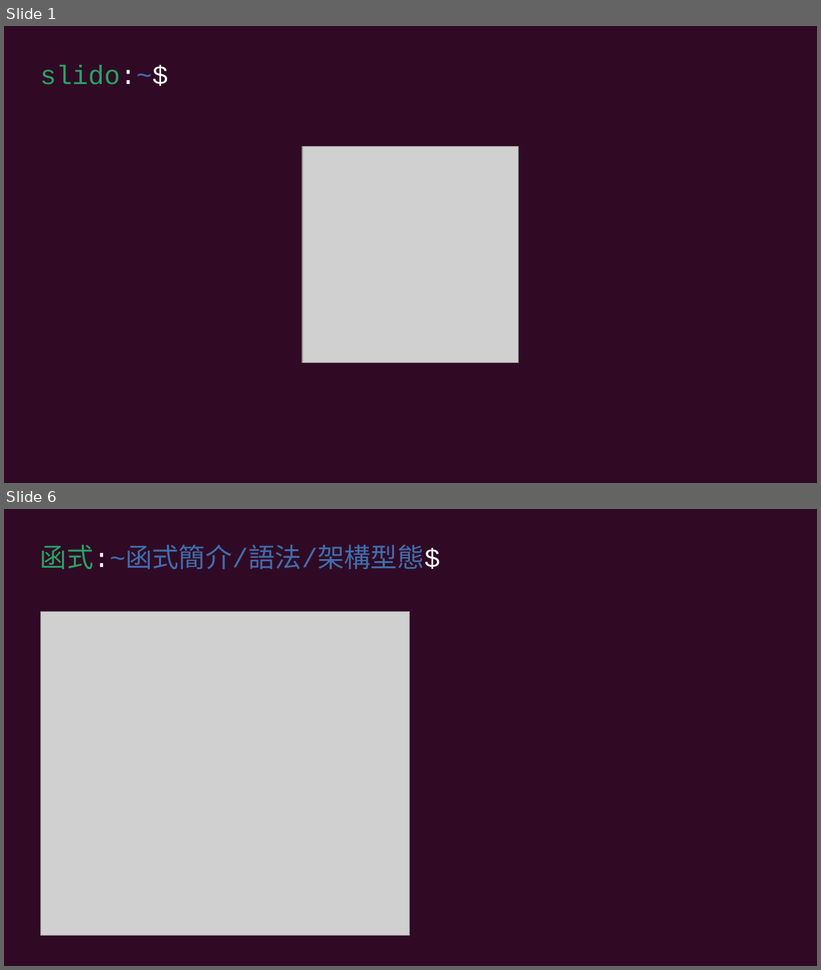
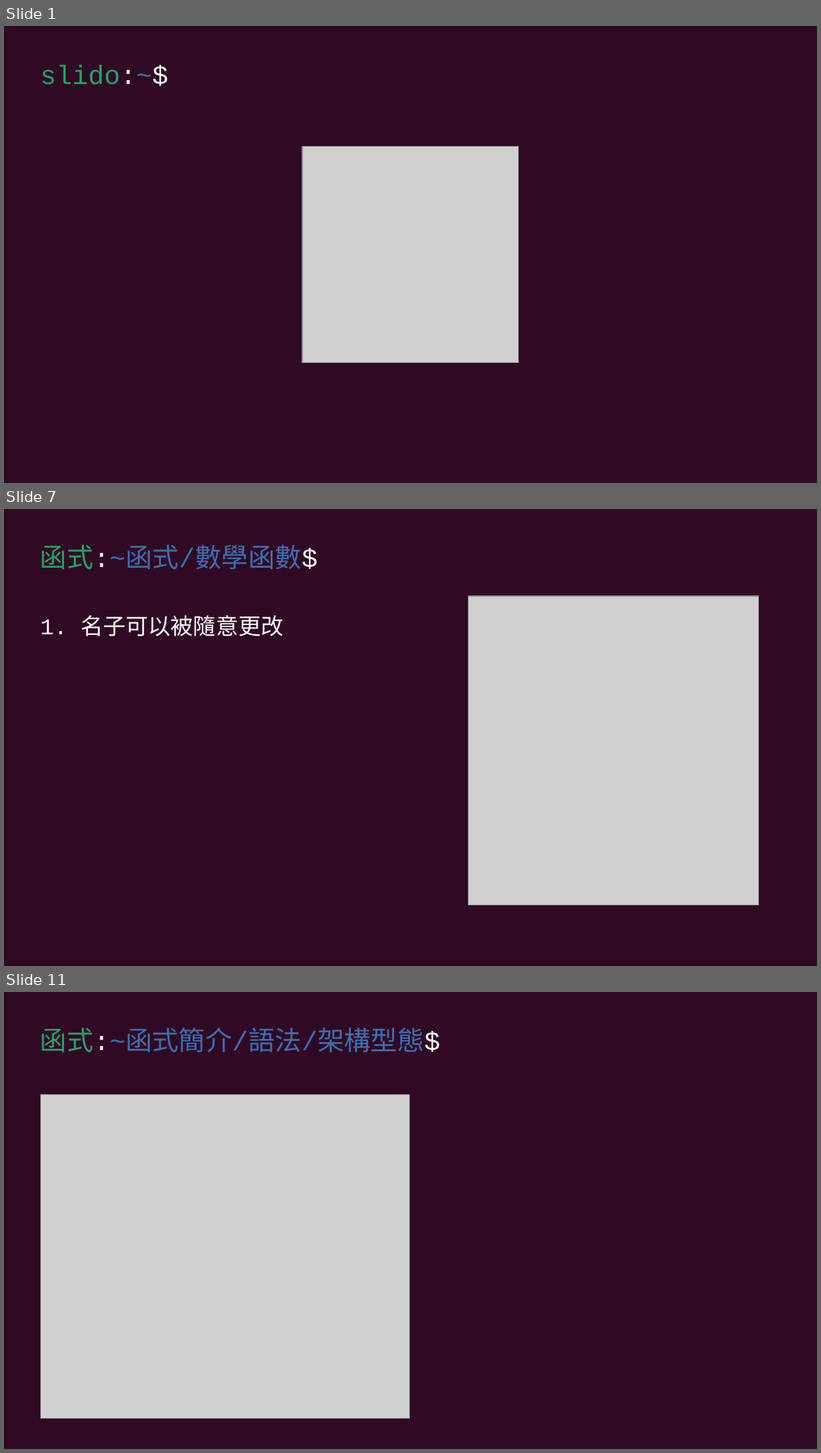
Before and after one commit to cyic-26th/presentations, a slide deck: 12.function/第十二次社課簡報.odp. Shown one above the other, each under a label of ours: slides 1 and 6 before the commit, slides 1, 7 and 11 after it; the slides between them are not shown. The pictures are 821x970 and 821x1453 pixels, drawn with LibreOffice and Linux fonts; fonts in the diff are those of the drawing; grey boxes stand for pictures. Boxes give left, top, right and bottom in pixels: in the first picture for what was removed or moved away, otherwise in the second. Text is boxed around its words. In the diff, an @@ line names an element or a change of style, - is before the commit and + after.

```diff
--- a/12.function/第十二次社課簡報.odp
+++ b/12.function/第十二次社課簡報.odp
@@ slide 7 added at (x1=4, y1=509, x2=817, y2=966), background #300A24 @@
@@ text added at (x1=40, y1=545, x2=318, y2=569), 26 pt, text #406EAD @@
+函式:~函式/數學函數$
@@ picture added at (x1=469, y1=596, x2=760, y2=906) @@
@@ text added at (x1=40, y1=615, x2=284, y2=636), 22 pt, text #FFFFFF @@
+1. 名子可以被隨意更改
@@ what was slide 6 is now slide 11 @@
```
Also in this commit, not shown: 3 slides changed, 11 other slides added, 3 slides removed, 2 other files.
